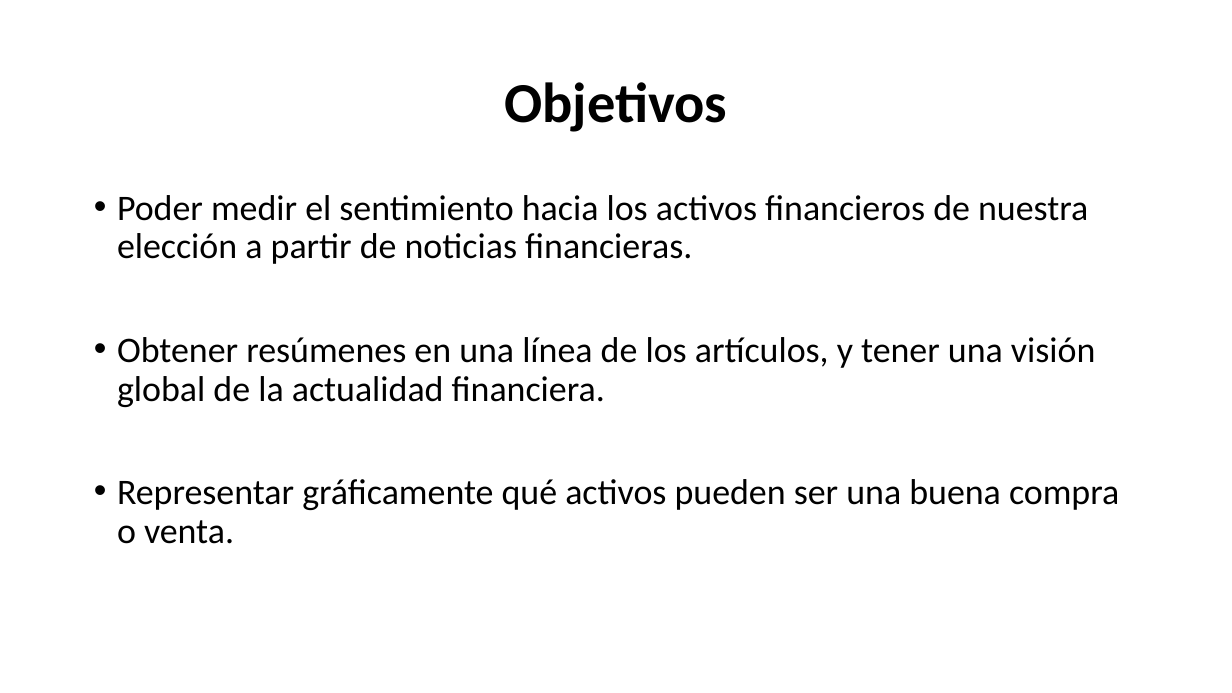
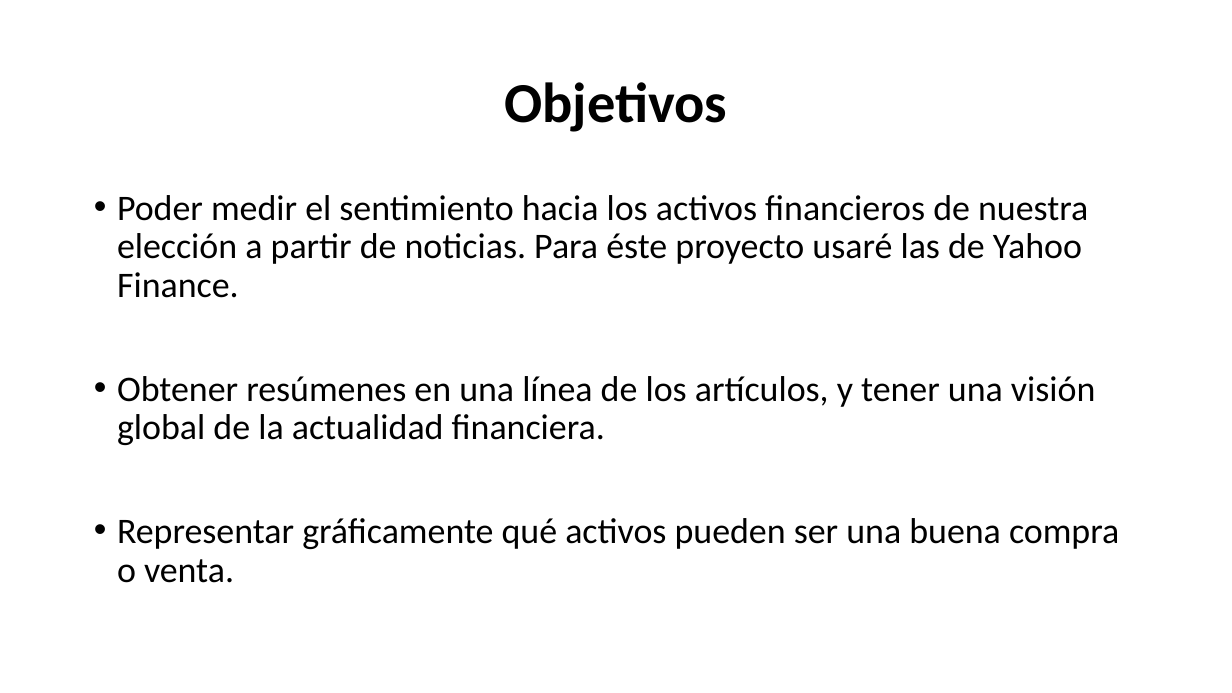
Before and after one commit to Drissb1/ML_Sentimiento_activos_financieros, a slide deck: slide 3 of Presentación.odp. Drawn at 1232x693 pixels with LibreOffice and Linux fonts; fonts in the diff are those of the drawing. Boxes give left, top, right and bottom in pixels: in the first picture for what was removed or moved away, otherwise in the second. Text is boxed around its words. In the diff, an @@ line names an element or a change of style, - is before the commit and + after.

```diff
--- a/Presentación.odp
+++ b/Presentación.odp
@@ text at [117, 195, 1088, 298]: text changed @@
-• Poder medir el sentimiento hacia los activos financieros de nuestra elección a partir de noticias financieras.
+• Poder medir el sentimiento hacia los activos financieros de nuestra elección a partir de noticias. Para éste proyecto usaré las de Yahoo Finance.
```
Also in this commit, not shown: 3 other slides changed.
